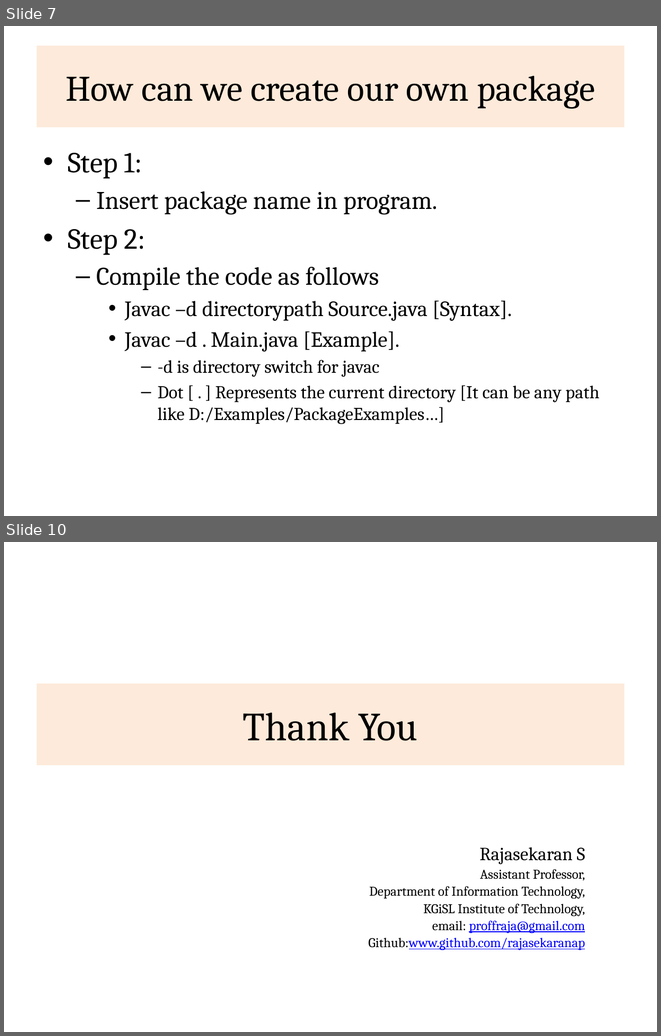
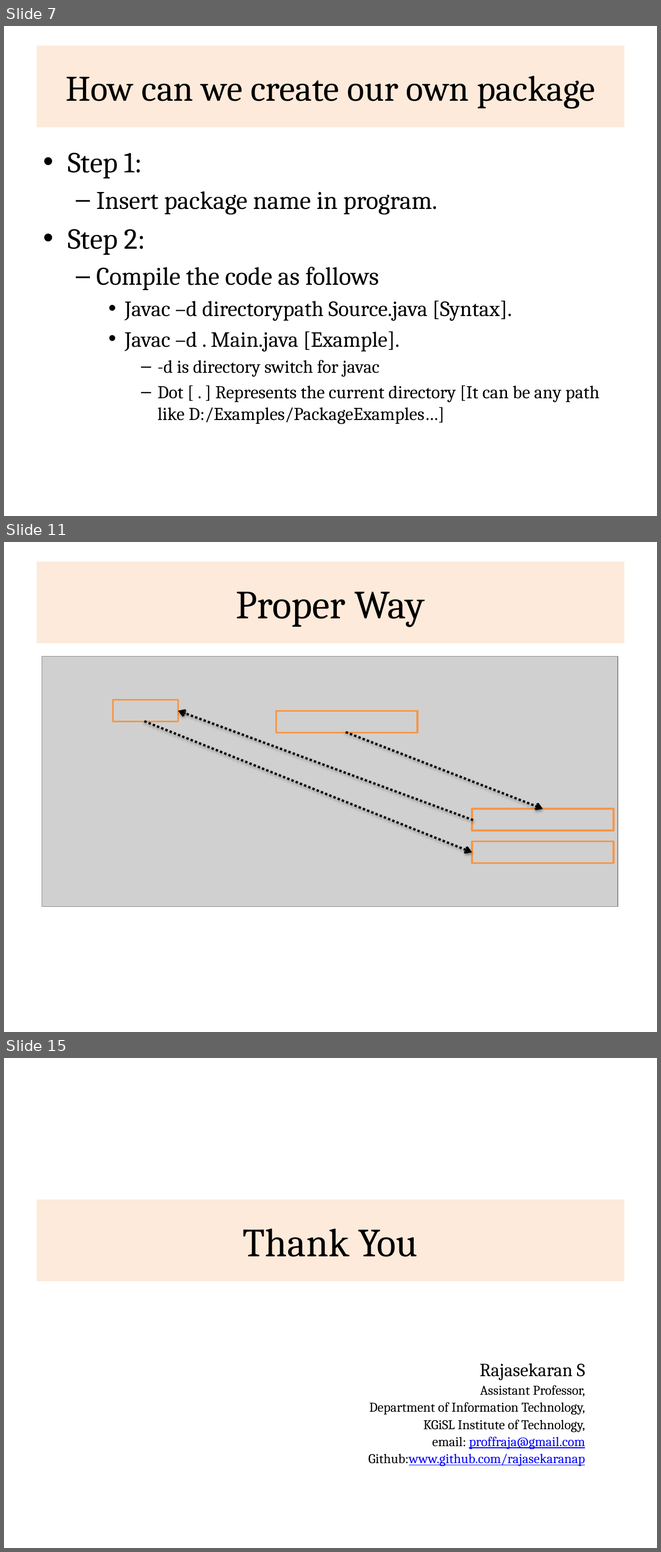
Before and after one commit to rajasekaran36/CS8392-OOPS, a slide deck: Slides/Unit 1/CS8392_U1_Packages.pptx. Shown one above the other, each under a label of ours: slides 7 and 10 before the commit, slides 7, 11 and 15 after it; the slides between them are not shown. The pictures are 661x1036 and 661x1552 pixels, drawn with LibreOffice and Linux fonts; fonts in the diff are those of the drawing; grey boxes stand for pictures. Boxes give left, top, right and bottom in pixels: in the first picture for what was removed or moved away, otherwise in the second. Text is boxed around its words. In the diff, an @@ line names an element or a change of style, - is before the commit and + after.

```diff
--- a/Slides/Unit 1/CS8392_U1_Packages.pptx
+++ b/Slides/Unit 1/CS8392_U1_Packages.pptx
@@ slide 11 added at (x1=4, y1=542, x2=657, y2=1032), background #FFFFFF @@
@@ title added at (x1=37, y1=562, x2=624, y2=643), fill #FDEADA, 44 pt, text #000000 @@
+Proper Way
@@ picture added at (x1=42, y1=656, x2=618, y2=906) @@
@@ rectangle added at (x1=113, y1=700, x2=178, y2=722), outline #F79646 2 pt @@
@@ arrow added from (472, 820) to (178, 711), #000000 2.5 pt dashed @@
@@ rectangle added at (x1=276, y1=711, x2=418, y2=732), outline #F79646 2 pt @@
@@ arrow added from (146, 722) to (472, 852), #000000 2.5 pt dashed @@
@@ arrow added from (347, 733) to (542, 809), #000000 2.5 pt dashed @@
@@ rectangle added at (x1=472, y1=809, x2=614, y2=830), outline #F79646 2 pt @@
@@ rectangle added at (x1=472, y1=841, x2=614, y2=863), outline #F79646 2 pt @@
@@ what was slide 10 is now slide 15 @@
```
Also in this commit, not shown: 2 slides changed, 4 other slides added, 53 other files.
